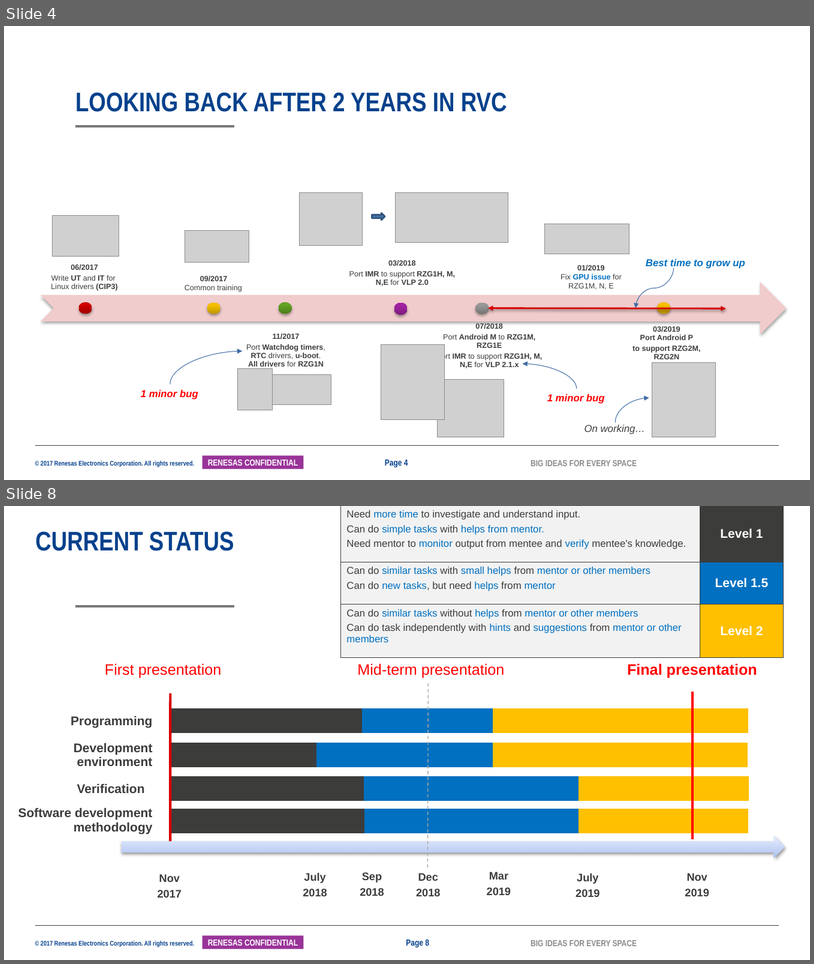
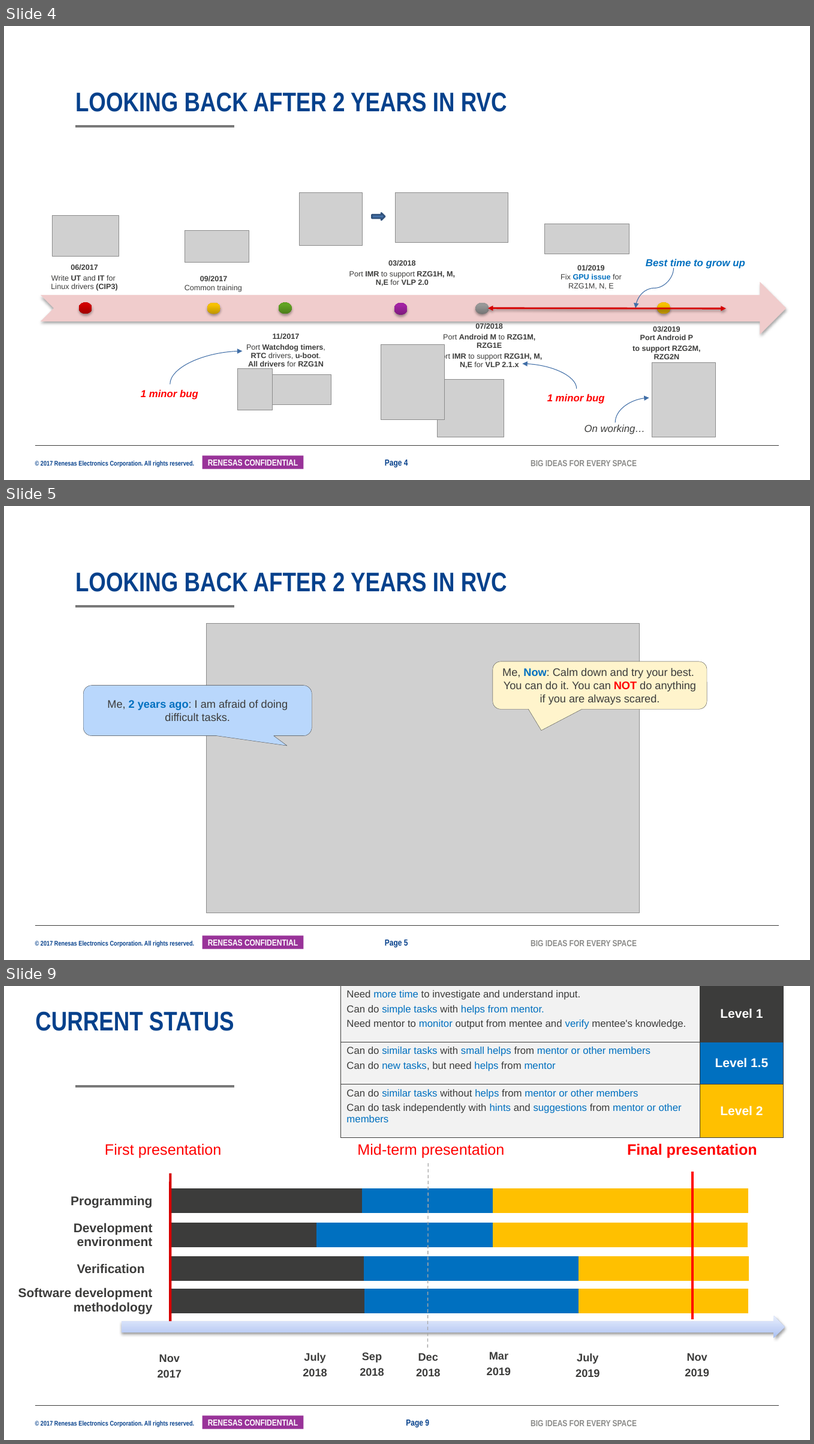
Before and after one commit to tranchikha/myapplication, a slide deck: LAST_TERM/2042_TranChiKha_SS32_MentorMentee_26G.pptx. Shown one above the other, each under a label of ours: slides 4 and 8 before the commit, slides 4, 5 and 9 after it; the slides between them are not shown. The pictures are 814x964 and 814x1444 pixels, drawn with LibreOffice and Linux fonts; fonts in the diff are those of the drawing; grey boxes stand for pictures; background and template pictures are left out. Boxes give left, top, right and bottom in pixels: in the first picture for what was removed or moved away, otherwise in the second. Text is boxed around its words. In the diff, an @@ line names an element or a change of style, - is before the commit and + after.

```diff
--- a/LAST_TERM/2042_TranChiKha_SS32_MentorMentee_26G.pptx
+++ b/LAST_TERM/2042_TranChiKha_SS32_MentorMentee_26G.pptx
@@ slide 5 added at (x1=4, y1=506, x2=810, y2=960), background #FFFFFF; not listed: 5 template elements that a slide beside it also shows @@
@@ title added at (x1=75, y1=572, x2=507, y2=592), 32 pt, text #06418C, bold @@
+LOOKING BACK AFTER 2 YEARS IN RVC
@@ picture added at (x1=207, y1=624, x2=641, y2=913) @@
@@ rounded speech box added at (x1=493, y1=661, x2=707, y2=709), fill #FFF4CC, outline #3C3C3B 0.25 pt, 13 pt, text #3C3C3B @@
+Me, Now: Calm down and try your best.
+You can do it. You can NOT do anything if you are always scared.
@@ rounded speech box added at (x1=83, y1=685, x2=312, y2=735), fill #B9D7FC, outline #3C3C3B 0.25 pt, 13 pt, text #3C3C3B @@
+Me, 2 years ago: I am afraid of doing difficult tasks.
@@ page number added at (x1=385, y1=939, x2=408, y2=947), 10.5 pt, text #06418C, bold @@
+Page 5
@@ what was slide 8 is now slide 9 @@
```
Also in this commit, not shown: 12 slides changed, 1 other file.
